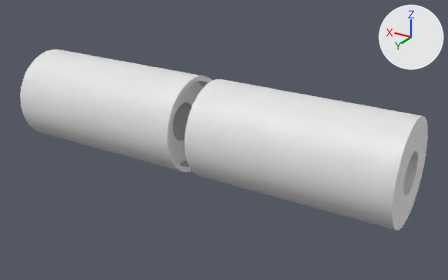
Two versions of the Blender file universal-rack-mount/universal-rack-mount.blend, one commit apart.
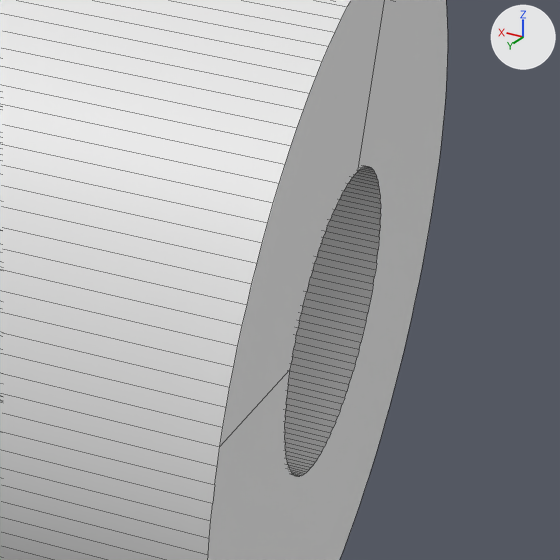
The first picture shows the older version from a 50 mm lens placed at (-31.9, 49.2, 17.6), pointed at (-2.0, -0.6, -7.3). The close-ups show both versions on the part from 81% to 99% of the width and 45% to 75% of the height of that picture; other places that the commit changed are outside them. The axes (+X, +Y, +Z) are drawn at upper right. The lights are the same throughout. The close-ups show mesh edges as thin lines. The same objects are shown in both versions, whatever each file hides.

Before the edit, the objects in view are built like this:
```python
me_cylinder_004 = bpy.data.meshes.new('Cylinder.004')
me_cylinder_004.from_pydata(...)  # a 128-sided cylinder along x spanning x -20.0..0.0, y -5.0..5.0, z -5.0..5.0
me_cylinder_007 = bpy.data.meshes.new('Cylinder.007')
me_cylinder_007.from_pydata(...)  # a 128-sided cylinder along x spanning x -50.0..50.0, y -2.0..2.0, z -2.0..2.0
ob_rod = bpy.data.objects.new('Rod', me_cylinder_007)
ob_rod.location = (0.0, 0.0, -6.0)
ob_rod.hide_set(True)
ob_roller__outer = bpy.data.objects.new('Roller (Outer)', me_cylinder_004)
ob_roller__outer.location = (-1.0, 0.0, -6.0)
_m = ob_roller__outer.modifiers.new('Boolean.001', 'BOOLEAN')
_m.object = ob_rod
_m = ob_roller__outer.modifiers.new('Boolean', 'BOOLEAN')
_m.object = ob_roller__inner
_m = ob_roller__outer.modifiers.new('Mirror', 'MIRROR')
_m.mirror_object = ob_center
```
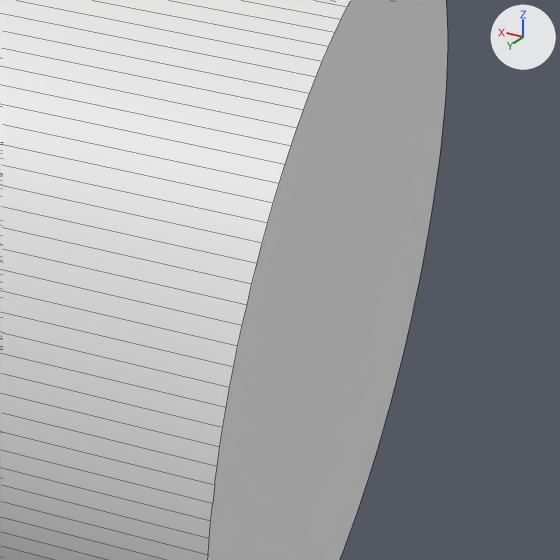
ob_rod is not drawn itself; it is used by a modifier of ob_base, ob_roller__outer.

Pixel boxes (x1, y1, x2, y2) of what changed, in the close-ups (560 x 560 px):
```json
{"object": "Roller (Outer)", "change": "reshaped, modifiers changed", "before": [0, 0, 448, 560], "after": [0, 0, 448, 560]}
```

Scene script edits in JSON lines:
```json
{"op": "add", "block": "me_cylinder_007_1", "code": ["me_cylinder_007_1 = bpy.data.meshes.new('Cylinder.007')", "me_cylinder_007_1.from_pydata(...)  # a 128-sided cylinder along x spanning x -19.0..19.0, y -1.3..1.3, z -1.3..1.3"]}
{"block": "ob_base", "where": "_m = ob_base.modifiers.new('Boolean.001', 'BOOLEAN')"}
{"op": "remove", "block": "ob_base", "code": "_m.object = ob_rod"}
{"block": "ob_roller__outer", "where": "_m = ob_roller__outer.modifiers.new('Boolean.001', 'BOOLEAN')"}
{"op": "set", "path": "_m.object", "old": "ob_rod", "new": "ob_rod__long"}
{"op": "remove", "block": "ob_rod", "code": ["ob_rod = bpy.data.objects.new('Rod', me_cylinder_007)", "ob_rod.location = (0.0, 0.0, -6.0)", "ob_rod.hide_set(True)"]}
{"op": "add", "block": "ob_rod__long", "code": ["ob_rod__long = bpy.data.objects.new('Rod (long)', me_cylinder_007_1)", "ob_rod__long.location = (0.0, 0.0, -6.0)", "ob_rod__long.hide_set(True)"]}
```
